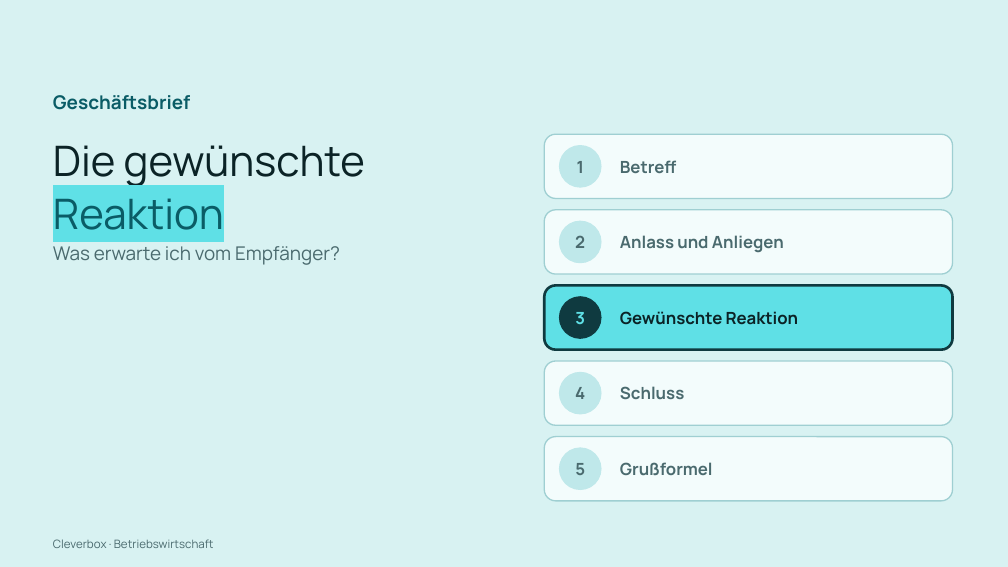
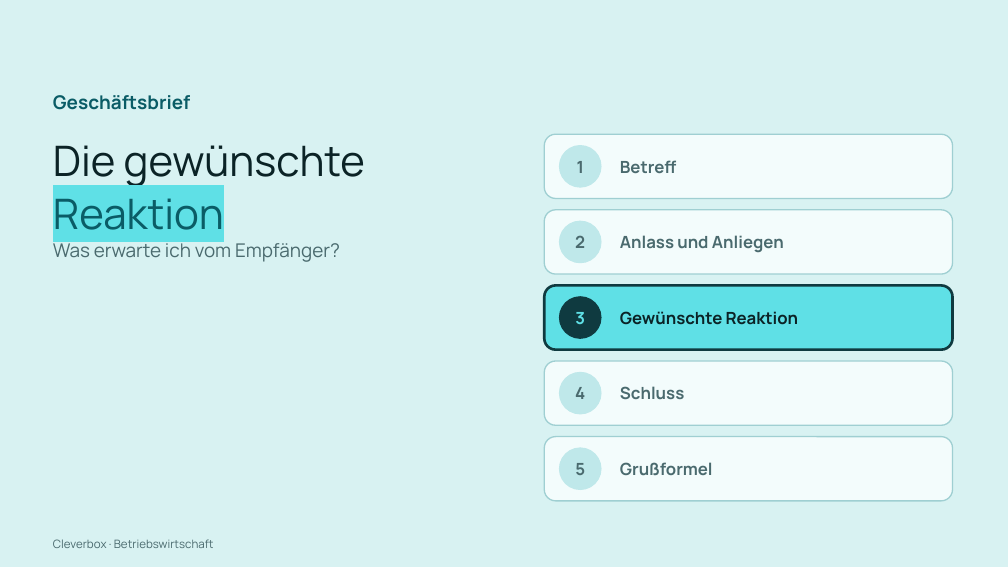
Before and after one commit to arminheske/claudecloud, a slide deck: slide 23 of videoslides/cleverbox-abwicklung-kauf-slides.pptx. Drawn at 1008x567 pixels with LibreOffice and Linux fonts; fonts in the diff are those of the drawing. Boxes give left, top, right and bottom in pixels: in the first picture for what was removed or moved away, otherwise in the second. Text is boxed around its words. In the diff, an @@ line names an element or a change of style, - is before the commit and + after.

```diff
--- a/videoslides/cleverbox-abwicklung-kauf-slides.pptx
+++ b/videoslides/cleverbox-abwicklung-kauf-slides.pptx
@@ text "Was erwarte ich vom Empfänger?": place and size @@
-text "Was erwarte ich vom Empfänger?" at [53,246,340,265]
+text "Was erwarte ich vom Empfänger?" at [53,240,340,262]
```
Also in this commit, not shown: 60 other slides changed, 1 other file.
